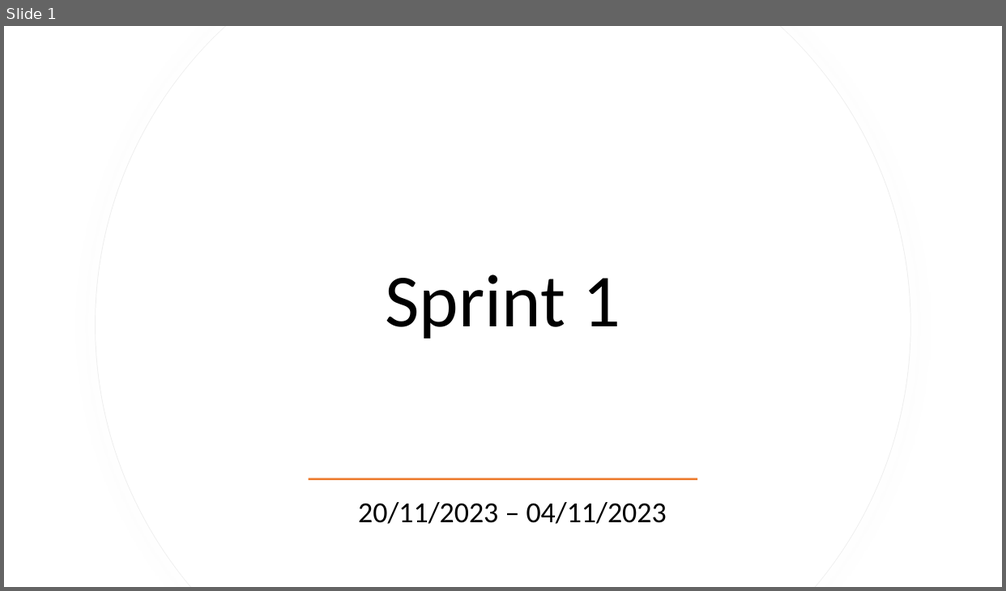
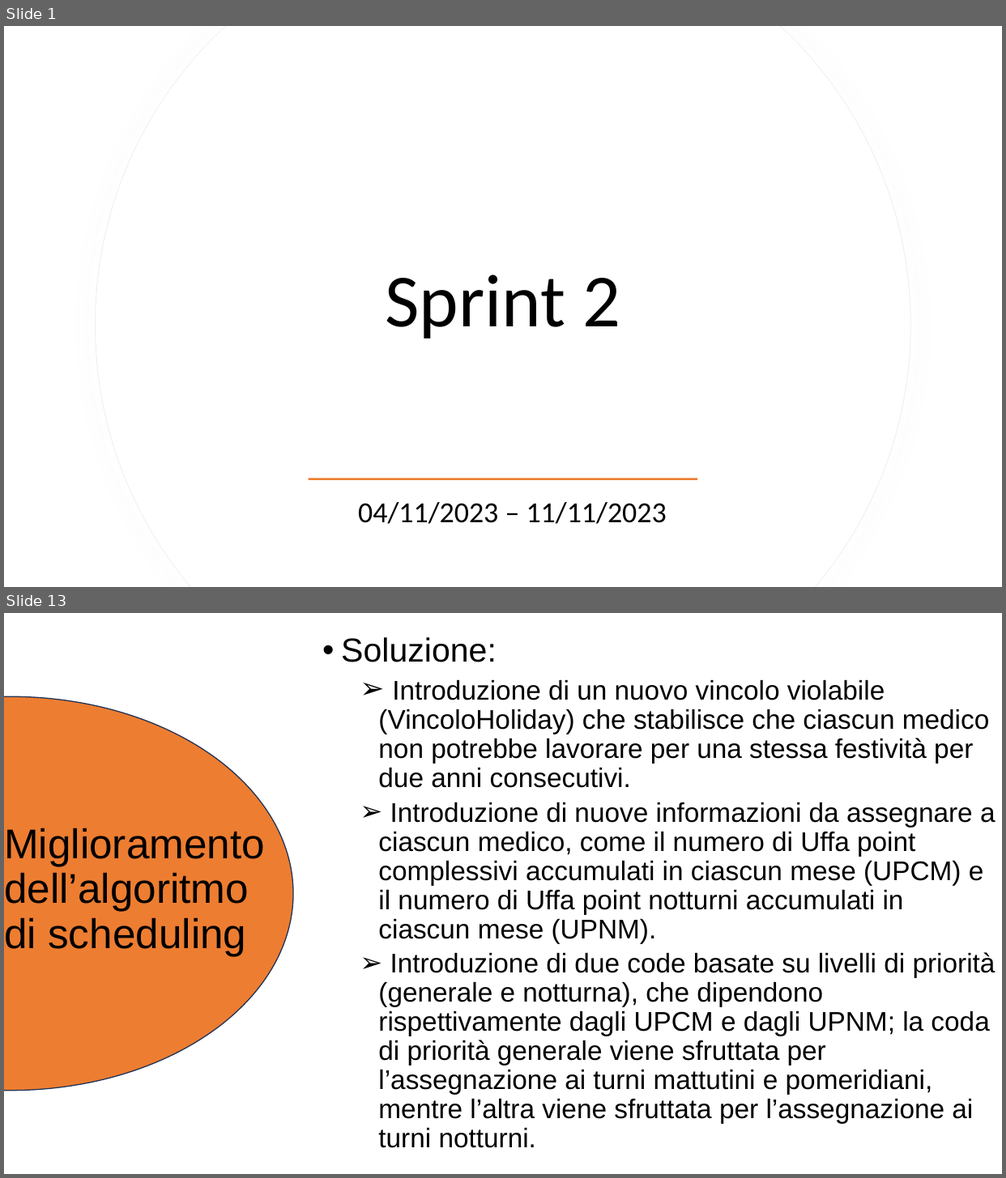
Before and after one commit to CSW-Teams/MS3-docs, a slide deck: Scrumtastic/Sprint2/Sprint2.pptx. Shown one above the other, each under a label of ours: slide 1 before the commit, slides 1 and 13 after it; the slides between them are not shown. The pictures are 1006x591 and 1006x1178 pixels, drawn with LibreOffice and Linux fonts; fonts in the diff are those of the drawing. Boxes give left, top, right and bottom in pixels: in the first picture for what was removed or moved away, otherwise in the second. Text is boxed around its words. In the diff, an @@ line names an element or a change of style, - is before the commit and + after.

Commit message:
sprint 2 powerPoint

```diff
--- a/Scrumtastic/Sprint2/Sprint2.pptx
+++ b/Scrumtastic/Sprint2/Sprint2.pptx
@@ slide 13 added at (x1=4, y1=613, x2=1002, y2=1174), background #FFFFFF @@
@@ text added at (x1=341, y1=637, x2=995, y2=1148), 26 pt, text #000000 @@
+• Soluzione:
+  ➢ Introduzione di un nuovo vincolo violabile (VincoloHoliday) che stabilisce che ciascun medico non potrebbe lavorare per una stessa festività per due anni consecutivi.
+  ➢ Introduzione di nuove informazioni da assegnare a ciascun medico, come il numero di Uffa point complessivi accumulati in ciascun mese (UPCM) e il numero di Uffa point notturni accumulati in ciascun mese (UPNM).
+  ➢ Introduzione di due code basate su livelli di priorità (generale e notturna), che dipendono rispettivamente dagli UPCM e dagli UPNM; la coda di priorità generale viene sfruttata per l’assegnazione ai turni mattutini e pomeridiani, mentre l’altra viene sfruttata per l’assegnazione ai turni notturni.
@@ ellipse added at (x1=4, y1=697, x2=293, y2=1091), fill #ED7D31, outline #1E3256 1 pt @@
@@ title added at (x1=4, y1=828, x2=265, y2=956), 40 pt, text #000000 @@
+Miglioramento dell’algoritmo di scheduling
@@ slide 1 changed as well @@
@@ title at (x1=386, y1=275, x2=620, y2=339): text changed @@
-Sprint 1
+Sprint 2
@@ subtitle at (x1=358, y1=502, x2=667, y2=524): text changed @@
-20/11/2023 – 04/11/2023
+04/11/2023 – 11/11/2023
```
Also in this commit, not shown: 2 other slides changed, 22 other slides added, 15 slides removed.
